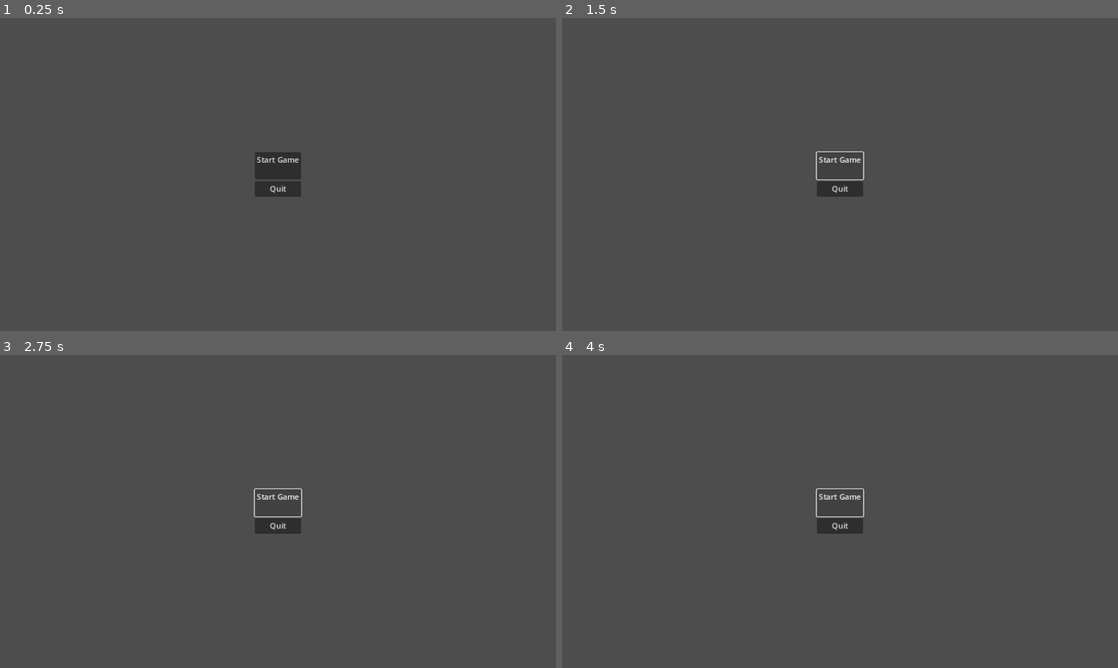
Above: before the commit, frames 1-4 (two rows, left to right).
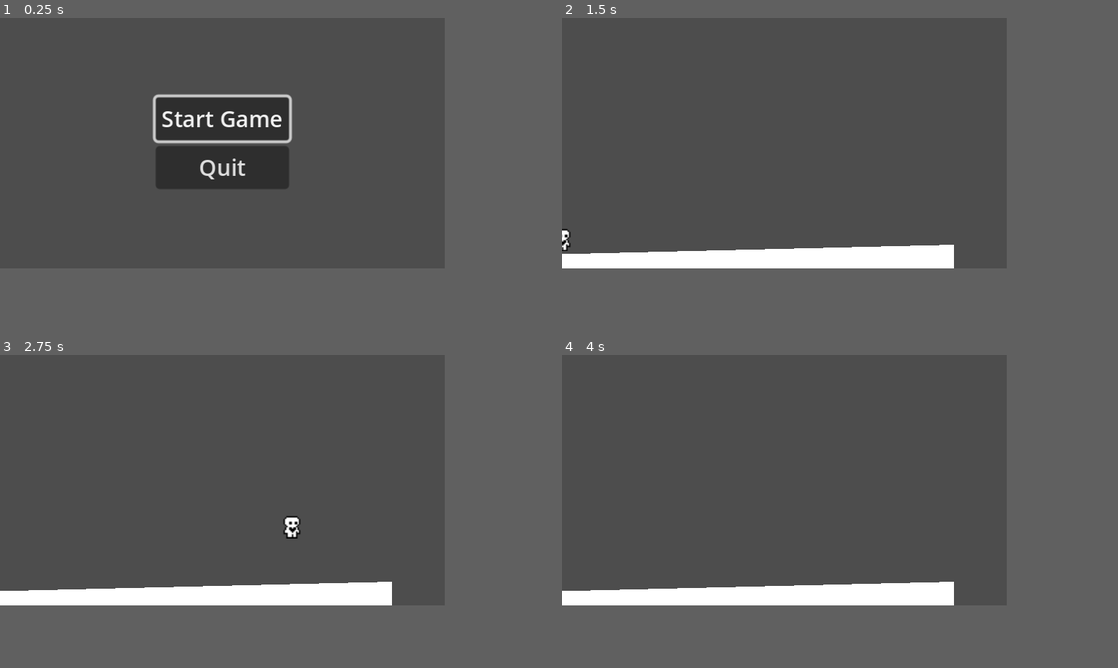
Above: after the commit, the same moments.

Repository: alwong18/AnimalExplorer
Game: Godot game, scene res://Scenes/start_menu.tscn
The game is run twice, just before and just after one commit, with the same random seed, the same clock (stepped at 60 frames per second) and the same inputs.
Inputs (mouse positions are in pixels of both pictures, inside the frame that each line leads up to):
- Up to frame 1 (0.25 s): no input
- Up to frame 2 (1.5 s): click "Start Game" at 0.5 s; click (840, 165) at 1.25 s, where only the run before the commit has a clickable "Start Game"
- Up to frame 3 (2.75 s): tap Enter (ui_accept) at 2, 2.27 s; hold Right (ui_right) from 2.03 s (still down)
- Up to frame 4 (4 s): tap Enter (ui_accept) at 3.02, 3.5 s; release Right (ui_right) at 3.53 s; hold Left (ui_left) from 3.53 s (still down)
In our replay, the window is 800x450 before the commit and 640x360 after it. These sizes can differ from the game's own. Grey fills any space a smaller window leaves; there, only what the larger window draws over its background counts as a difference.

The runs differ from the first frame. In frame 1, 6.7% of the frame differs, in the area x 27-55%, y 24-58%; in frame 2, 4.9%; in frame 3, 4.8%; in frame 4, 4.8%.

Commit message:
buttons work

Diff:
--- a/Scenes/start_menu.tscn
+++ b/Scenes/start_menu.tscn
@@ -16,13 +16,16 @@
 layout_mode = 2
 
 [node name="StartGameButton" type="Button" parent="VBoxContainer"]
+unique_name_in_owner = true
 layout_mode = 2
 theme = SubResource("Theme_pxs0h")
 text = "Start Game
-
 "
 
 [node name="QuitButton" type="Button" parent="VBoxContainer"]
 layout_mode = 2
 text = "Quit
 "
+
+[connection signal="pressed" from="VBoxContainer/StartGameButton" to="." method="_on_start_game_button_pressed"]
+[connection signal="pressed" from="VBoxContainer/QuitButton" to="." method="_on_quit_button_pressed"]
--- a/Scripts/start_menu.gd
+++ b/Scripts/start_menu.gd
@@ -1,11 +1,12 @@
 extends CenterContainer
 
+@onready var start_game_button = %StartGameButton
 
-# Called when the node enters the scene tree for the first time.
 func _ready():
-	pass # Replace with function body.
+	start_game_button.grab_focus()
 
+func _on_start_game_button_pressed():
+	get_tree().change_scene_to_file("res://Scenes/World.tscn")
 
-# Called every frame. 'delta' is the elapsed time since the previous frame.
-func _process(delta):
-	pass
+func _on_quit_button_pressed():
+	get_tree().quit()
--- a/project.godot
+++ b/project.godot
@@ -17,6 +17,8 @@
 
 [display]
 
+window/size/viewport_width=320
+window/size/viewport_height=180
 window/stretch/mode="canvas_items"
 
 [input]
